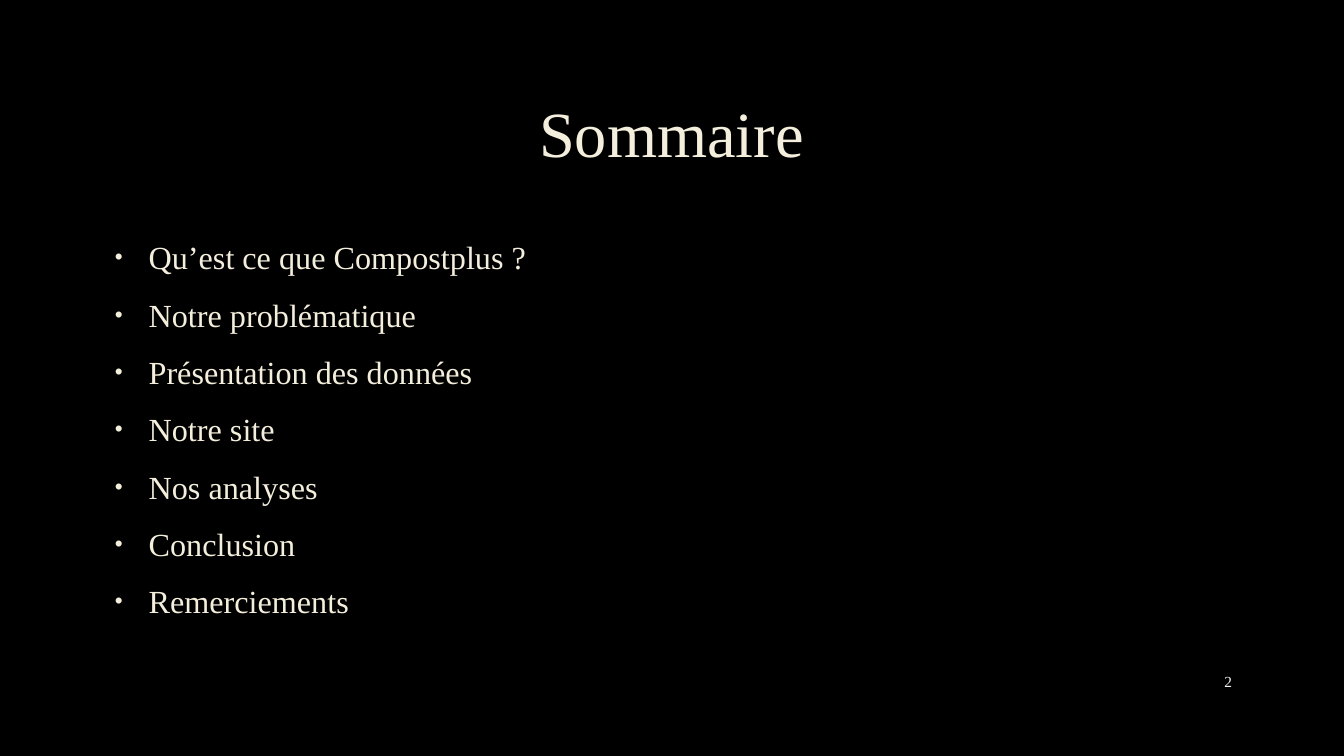
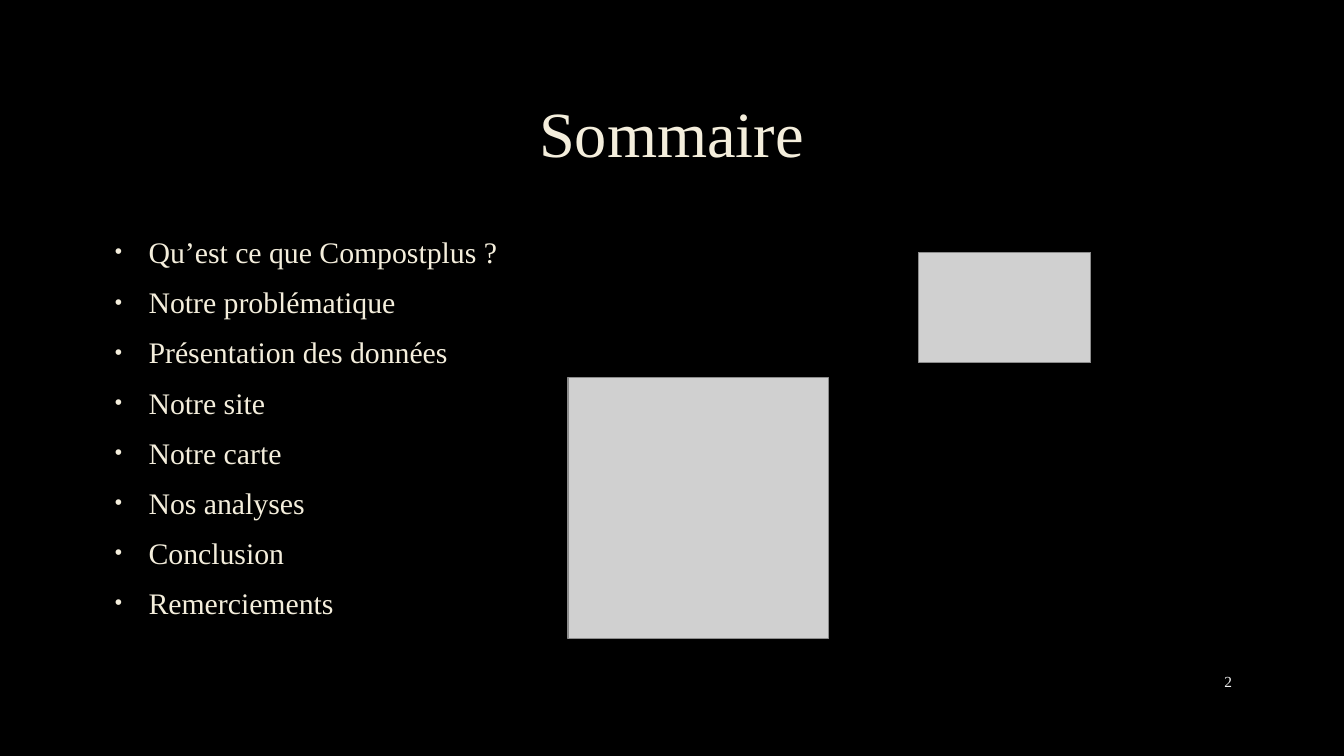
Before and after one commit to Grismonde/Maraton-du-web, a slide deck: slide 2 of Groupe 5.pptx. Drawn at 1344x756 pixels with LibreOffice and Linux fonts; fonts in the diff are those of the drawing; grey boxes stand for pictures; background and template pictures are left out. Boxes give left, top, right and bottom in pixels: in the first picture for what was removed or moved away, otherwise in the second. Text is boxed around its words. In the diff, an @@ line names an element or a change of style, - is before the commit and + after.

```diff
--- a/Groupe 5.pptx
+++ b/Groupe 5.pptx
@@ text at (149,242,476,615): size 23 to 21.3 pt; line spacing 1.1 to 1 @@
@@ picture added at (919,252,1091,362) @@
@@ picture added at (569,378,829,638) @@
@@ text at (149,444,282,465): paragraph added @@
+• Notre carte
```
Also in this commit, not shown: 5 other slides changed, 8 slides added, 2 slides removed.
